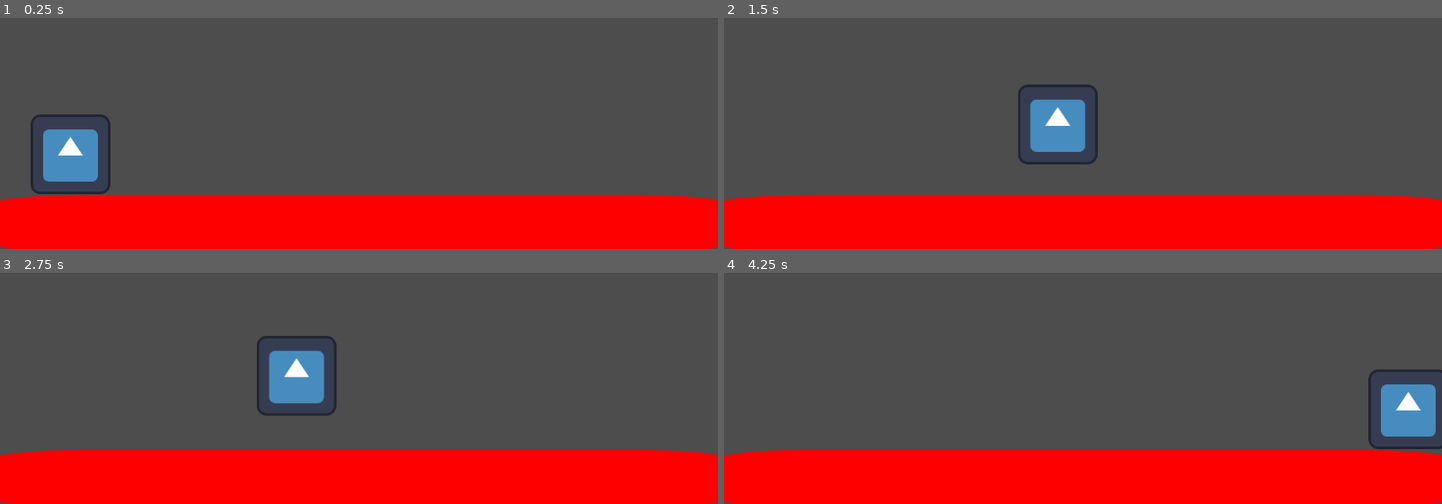
Above: before the commit, frames 1-4 (two rows, left to right).
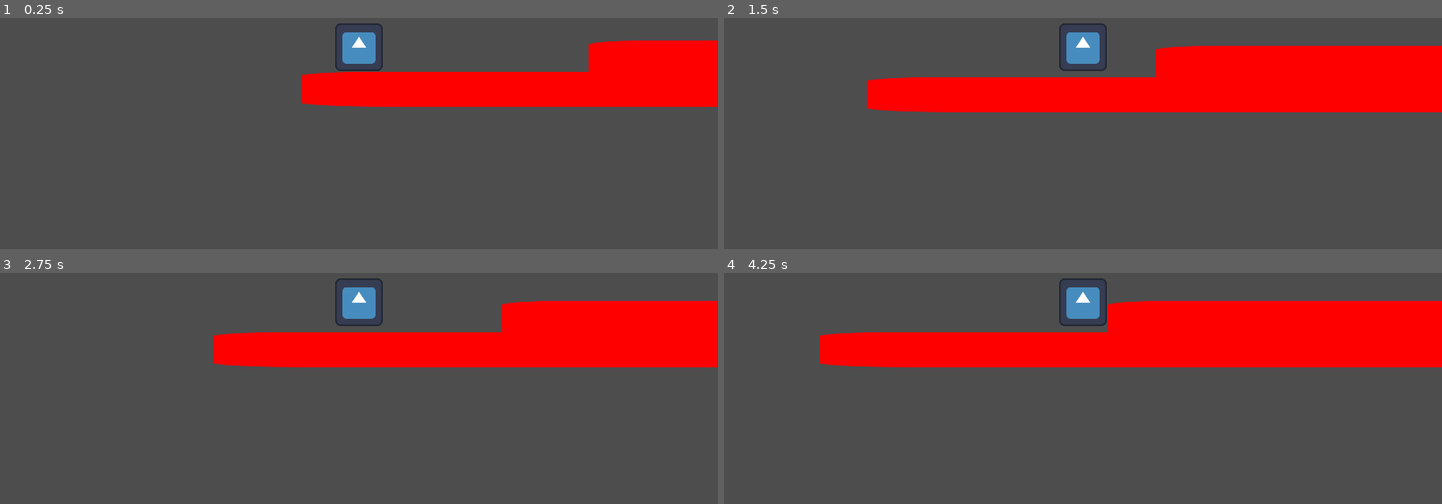
Above: after the commit, the same moments.

Repository: DonThaKidd/temperature-game
Game: Godot game, scene res://playground.tscn
Same seed, same stepped clock (60 frames per second), same inputs: the game is played once before the commit and once after it. The engine's default icon, where the game draws it, is replaced by a stand-in: a white triangle on a blue panel in a dark square.
Inputs:
- Up to frame 1 (0.25 s): no input
- Up to frame 2 (1.5 s): tap Enter at 0.5 s; hold Space (jump) 0.53-1.28 s; hold D (right) from 0.53 s (still down); tap Space (jump) at 1.35 s
- Up to frame 3 (2.75 s): tap Space (jump) at 1.52, 1.82 s; release D (right) at 2.03 s; hold A (left) from 2.03 s (still down); hold Space (jump) from 2.03 s (still down)
- Up to frame 4 (4.25 s): release A (left) at 2.78 s; release Space (jump) at 2.78 s; hold D (right) from 2.78 s (still down); tap Space (jump) at 2.85, 3.02, 3.32 s; hold Space (jump) from 3.53 s (still down)

The runs differ from the first frame. In frame 1, 38% of the frame differs, in the area x 0-100%, y 2-100%; in frame 2, 43%; in frame 3, 41%; in frame 4, 46%.

Commit message:
attempt at fixing jump mech. - failed

Diff:
--- /dev/null
+++ b/floor.tscn
@@ -0,0 +1,20 @@
+[gd_scene load_steps=3 format=3 uid="uid://bbrqc3hinbh6k"]
+
+[ext_resource type="Texture2D" uid="uid://bytcnx1gydkwp" path="res://icon.svg" id="1_ap2px"]
+
+[sub_resource type="RectangleShape2D" id="RectangleShape2D_d0njb"]
+size = Vector2(1157, 91)
+
+[node name="Floor" type="StaticBody2D"]
+position = Vector2(4, 424)
+scale = Vector2(1.66735, 1.0138)
+
+[node name="Sprite2D" type="Sprite2D" parent="."]
+modulate = Color(100, 0, 0, 1)
+position = Vector2(578, 607.5)
+scale = Vector2(9.03125, 0.726562)
+texture = ExtResource("1_ap2px")
+
+[node name="CollisionShape2D2" type="CollisionShape2D" parent="."]
+position = Vector2(577.5, 605.5)
+shape = SubResource("RectangleShape2D_d0njb")
--- /dev/null
+++ b/player/scenes/player.gd
@@ -0,0 +1,53 @@
+extends CharacterBody2D
+
+## Movement settings
+@export var speed = 150.0 ## Maximum speed
+@export var acc = 200 ## Acceleration rate
+@export var deceleration = 200 ## Deceleration rate
+
+@export var jump_height : float = 100.0
+@export var jump_time_to_peak : float = 0.3
+@export var jump_time_to_descent : float = 0.2
+
+@onready var jump_vel : float = ((2.0 * jump_height) / jump_time_to_peak) * -1.0
+@onready var jump_grav : float = ((2.0 * jump_height) / (jump_time_to_peak * jump_time_to_peak)) * -1.0
+@onready var fall_grav : float = ((2.0 * jump_height) / jump_time_to_peak * jump_time_to_descent) * -1.0
+
+
+func _physics_process(delta: float) -> void:
+	print(velocity)
+	velocity.y == get_grav() * delta
+
+	if Input.is_action_just_pressed("jump") and is_on_floor():
+		jump()
+
+	var input_dir : Vector2 = input_direction()
+	if input_dir != Vector2.ZERO:
+		accelerate(input_dir)
+		## play_animation()
+
+	else:
+		decelerate() ## Decelerate to stop
+	player_movement()
+
+func accelerate(direction):
+	velocity = velocity.move_toward(speed * direction, acc)
+
+func decelerate():
+	velocity = velocity.move_toward(Vector2.ZERO, deceleration)
+
+func player_movement():
+	move_and_slide()
+
+func input_direction() -> Vector2:
+	var input_dir = Vector2.ZERO
+
+	input_dir.x = Input.get_axis("left", "right")
+	input_dir = input_dir.normalized()
+	return input_dir
+
+func get_grav():
+	return jump_grav if velocity.y < 0.0 else fall_grav
+
+func jump():
+	velocity.y = jump_vel
--- a/player/scenes/player.tscn
+++ b/player/scenes/player.tscn
@@ -1,7 +1,7 @@
 [gd_scene load_steps=8 format=3 uid="uid://l21g6judfj6r"]
 
-[ext_resource type="Script" path="res://player/scripts/player.gd" id="1_008w5"]
 [ext_resource type="Texture2D" uid="uid://bytcnx1gydkwp" path="res://icon.svg" id="1_fualo"]
+[ext_resource type="Script" path="res://player/scenes/player.gd" id="1_k7st3"]
 [ext_resource type="Script" path="res://player/scripts/StateMachine/finite_state_machine.gd" id="3_negsj"]
 [ext_resource type="Script" path="res://player/scripts/StateMachine/states/walk_state.gd" id="4_n854q"]
 [ext_resource type="Script" path="res://player/scripts/StateMachine/states/idle_state.gd" id="5_2xesb"]
@@ -11,7 +11,7 @@
 size = Vector2(128, 128)
 
 [node name="Player" type="CharacterBody2D"]
-script = ExtResource("1_008w5")
+script = ExtResource("1_k7st3")
 
 [node name="Sprite2D" type="Sprite2D" parent="."]
 texture = ExtResource("1_fualo")
@@ -30,3 +30,5 @@
 
 [node name="JumpState" type="Node" parent="FiniteStateMachine"]
 script = ExtResource("6_b0dfh")
+
+[node name="Camera2D" type="Camera2D" parent="."]
--- a/player/scripts/StateMachine/states/jump_state.gd
+++ b/player/scripts/StateMachine/states/jump_state.gd
@@ -2,6 +2,7 @@
 extends State
 
 func _physics_process(delta: float) -> void:
+	target.velocity.y += target.get_grav() * delta
 	if target.is_on_floor() and target.input_direction() == Vector2.ZERO:
 		state_manager.change_state("IdleState")
 	elif target.is_on_floor():
--- a/player/scripts/player.gd
+++ b/player/scripts/player.gd
@@ -6,31 +6,28 @@
 
 ## Movement settings
 @export var speed = 150.0 ## Maximum speed
-@export var acc = 170 ## Acceleration rate
+@export var acc = 200 ## Acceleration rate
 @export var deceleration = 200 ## Deceleration rate
 
-## jump time graph
-@export var jump_vel : float = -1500
+@export var jump_height : float = -2000.0
+@onready var jump_grav : float = 1075
+@onready var fall_grav : float = 1050
 
-var jump_grav = 10000
-var fall_grav = 10500
+const grav = 120
+
+func get_grav():
+	if velocity.y == 0.0:
+		return jump_grav
+	return fall_grav
 
 func _physics_process(delta: float) -> void:
 	velocity.y += get_grav() * delta
+
 	move_and_slide()
 
 func _ready():
 	state_manager = $FiniteStateMachine
 
-
-func get_grav() -> float:
-	if velocity.y < 0.0:
-		return jump_grav
-	return fall_grav
-
-## jumping function
-func jump() -> void:
-	velocity.y = jump_vel
 
 func input_direction() -> Vector2:
 	var input_dir = Vector2.ZERO
@@ -38,3 +35,6 @@
 	input_dir.x = Input.get_axis("left", "right")
 	input_dir = input_dir.normalized()
 	return input_dir
+
+func jump():
+	velocity.y = jump_height
--- a/playground.tscn
+++ b/playground.tscn
@@ -1,24 +1,15 @@
-[gd_scene load_steps=4 format=3 uid="uid://dnfkb33a6loxj"]
+[gd_scene load_steps=3 format=3 uid="uid://dnfkb33a6loxj"]
 
-[ext_resource type="Texture2D" uid="uid://bytcnx1gydkwp" path="res://icon.svg" id="1_cn8vw"]
+[ext_resource type="PackedScene" uid="uid://bbrqc3hinbh6k" path="res://floor.tscn" id="1_2n23f"]
 [ext_resource type="PackedScene" uid="uid://l21g6judfj6r" path="res://player/scenes/player.tscn" id="2_kpqlw"]
-
-[sub_resource type="RectangleShape2D" id="RectangleShape2D_d0njb"]
-size = Vector2(1157, 91)
 
 [node name="Playground" type="Node2D"]
 
-[node name="Floor" type="StaticBody2D" parent="."]
-
-[node name="Sprite2D" type="Sprite2D" parent="Floor"]
-modulate = Color(100, 0, 0, 1)
-position = Vector2(578, 607.5)
-scale = Vector2(9.03125, 0.726562)
-texture = ExtResource("1_cn8vw")
-
-[node name="CollisionShape2D2" type="CollisionShape2D" parent="Floor"]
-position = Vector2(577.5, 605.5)
-shape = SubResource("RectangleShape2D_d0njb")
+[node name="Floor" parent="." instance=ExtResource("1_2n23f")]
 
 [node name="Player" parent="." instance=ExtResource("2_kpqlw")]
-position = Vector2(113, 496)
+position = Vector2(160, 928)
+
+[node name="Floor2" parent="." instance=ExtResource("1_2n23f")]
+position = Vector2(774, 349)
+scale = Vector2(1, 1)
--- a/project.godot
+++ b/project.godot
@@ -14,6 +14,11 @@
 run/main_scene="res://playground.tscn"
 config/features=PackedStringArray("4.3", "Forward Plus")
 config/icon="res://icon.svg"
+
+[display]
+
+window/size/viewport_width=1920
+window/size/viewport_height=1080
 
 [input]
 
